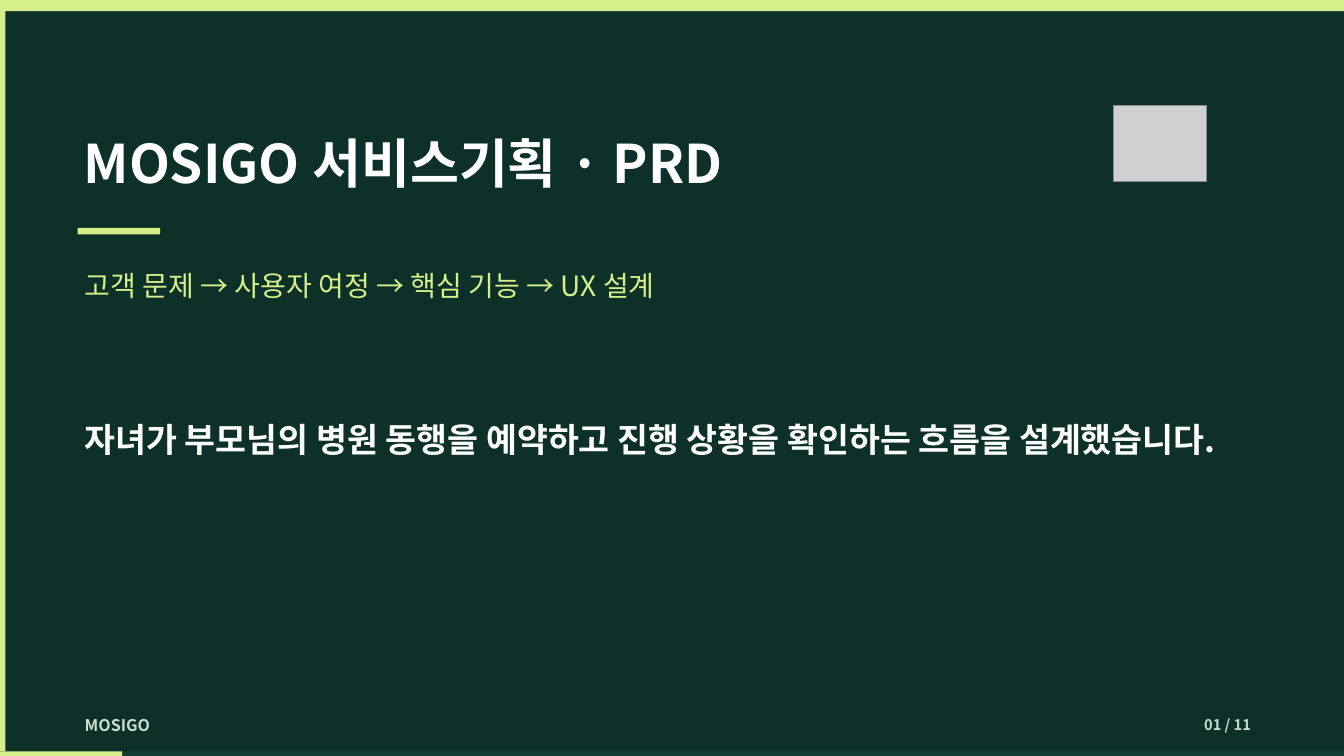
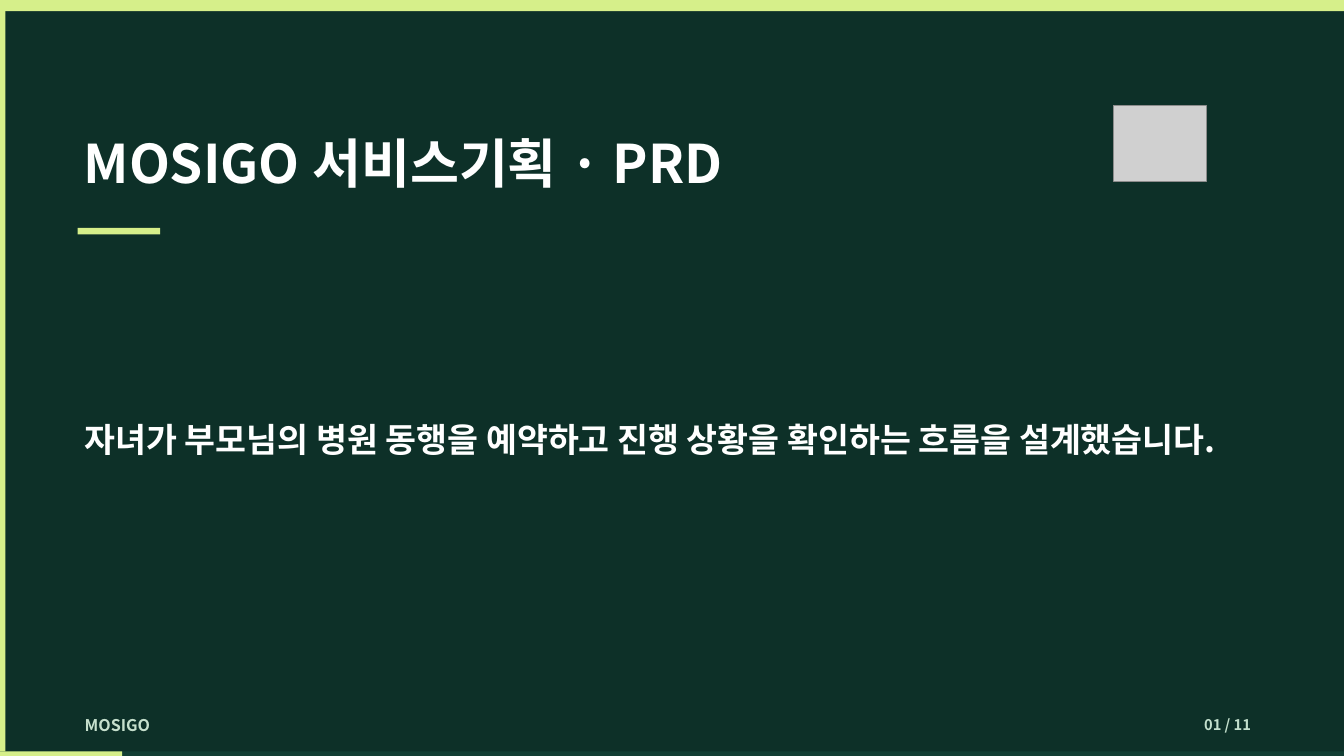
Before and after one commit to dohyunkimmm/mosigo-case-study, a slide deck: slide 1 of downloads/mosigo_report.pptx. Drawn at 1344x756 pixels with LibreOffice and Linux fonts; fonts in the diff are those of the drawing; grey boxes stand for pictures. Boxes give left, top, right and bottom in pixels: in the first picture for what was removed or moved away, otherwise in the second. Text is boxed around its words. In the diff, an @@ line names an element or a change of style, - is before the commit and + after.

```diff
--- a/downloads/mosigo_report.pptx
+++ b/downloads/mosigo_report.pptx
@@ text removed at (x1=85, y1=273, x2=655, y2=299) @@
-고객 문제 → 사용자 여정 → 핵심 기능 → UX 설계
```
Also in this commit, not shown: 18 other files.
